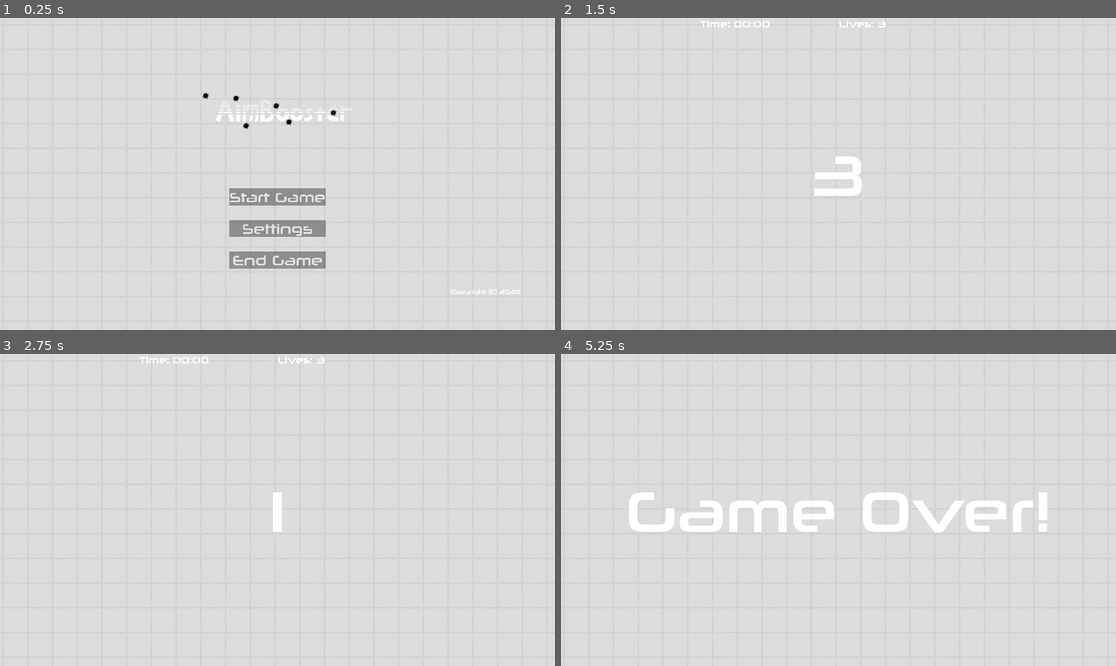
Above: before the commit, frames 1-4 (two rows, left to right).
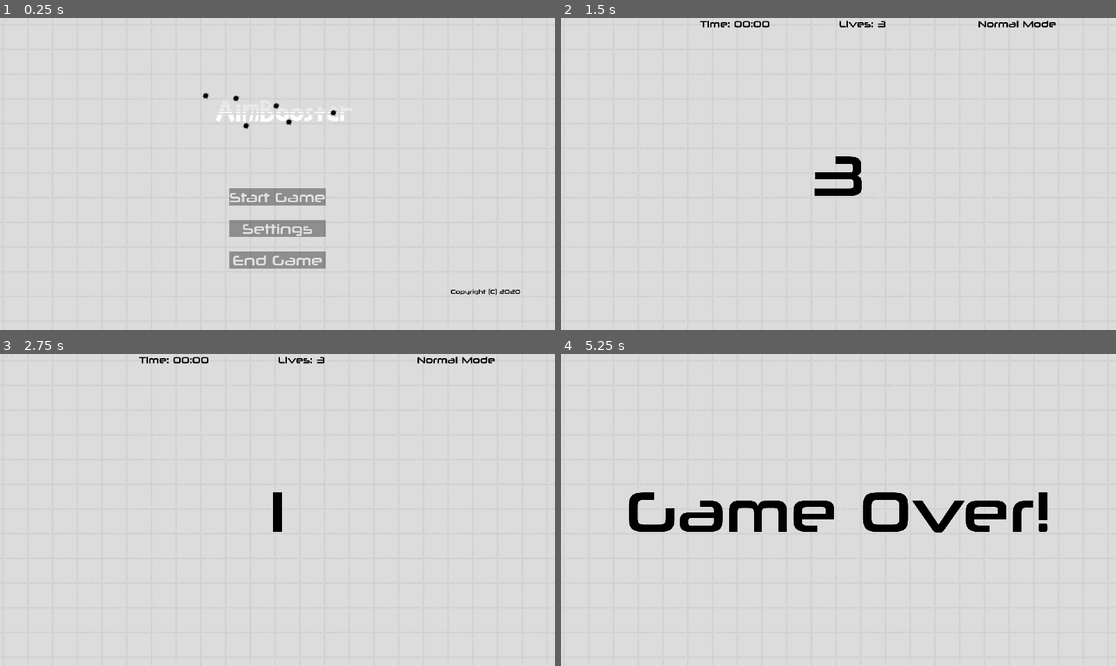
Above: after the commit, the same moments.

Repository: CasualYT31/aimbooster
Game: Godot game, scene res://scenes/Root.tscn
Two runs of this game, one before a commit and one after it. Both use one fixed random seed, a clock stepped at 60 frames per second and the inputs below.
Inputs (mouse positions are in pixels of both pictures, inside the frame that each line leads up to):
- Up to frame 1 (0.25 s): no input
- Up to frame 2 (1.5 s): click "Start Game" at 0.5 s; tap Enter at 1.25 s; move the mouse to (960, 158) at 1.27 s; click (960, 158) at 1.42 s
- Up to frame 3 (2.75 s): tap Space at 2 s; move the mouse to (166, 525) at 2.02 s; click (166, 525) at 2.17 s
- Up to frame 4 (5.25 s): move the mouse to (894, 441) at 2.77 s; click (894, 441) at 2.92 s; tap Enter at 3.5, 5 s; move the mouse to (810, 572) at 3.52 s; click (810, 572) at 3.67 s; tap Space at 4.25 s; move the mouse to (1005, 556) at 4.27 s; click (1005, 556) at 4.42 s; move the mouse to (672, 463) at 5.02 s; click (672, 463) at 5.17 s

The runs differ from the first frame. In frame 1, 0.1% of the frame differs, in the area x 81-94%, y 86-89%; in frame 2, 1.0%; in frame 3, 0.6%; in frame 4, 3.8%, in the area x 12-88%, y 44-58%.

Commit message:
Adding mode label, making labels have black text

Diff:
--- a/scenes/CopyrightLabel.tscn
+++ b/scenes/CopyrightLabel.tscn
@@ -15,6 +15,7 @@
 }
 
 [node name="Label" type="Label" parent="."]
+modulate = Color( 0, 0, 0, 1 )
 margin_top = 7.0
 margin_right = 241.0
 margin_bottom = 32.0
--- a/scenes/GameMenu.tscn
+++ b/scenes/GameMenu.tscn
@@ -17,6 +17,10 @@
 font_data = ExtResource( 1 )
 
 [sub_resource type="DynamicFont" id=3]
+size = 32
+font_data = ExtResource( 1 )
+
+[sub_resource type="DynamicFont" id=11]
 size = 32
 font_data = ExtResource( 1 )
 
@@ -62,6 +66,7 @@
 pause_mode = 1
 
 [node name="StartCountdown" type="Label" parent="."]
+modulate = Color( 0, 0, 0, 1 )
 anchor_top = 0.5
 anchor_right = 1.0
 anchor_bottom = 0.5
@@ -82,6 +87,7 @@
 }
 
 [node name="HUD" type="HBoxContainer" parent="GameGUI"]
+modulate = Color( 0, 0, 0, 1 )
 margin_right = 1920.0
 margin_bottom = 40.0
 mouse_filter = 2
@@ -110,12 +116,12 @@
 custom_fonts/font = SubResource( 3 )
 align = 3
 
-[node name="EmptyLabel2" type="Label" parent="GameGUI/HUD"]
+[node name="ModeLabel" type="Label" parent="GameGUI/HUD"]
 margin_left = 1443.0
-margin_top = 13.0
 margin_right = 1920.0
-margin_bottom = 27.0
+margin_bottom = 40.0
 size_flags_horizontal = 3
+custom_fonts/font = SubResource( 11 )
 
 [node name="PauseMenu" type="MarginContainer" parent="GameGUI"]
 pause_mode = 2
@@ -139,6 +145,7 @@
 custom_constants/separation = 30
 
 [node name="PauseMenuTitle" type="Label" parent="GameGUI/PauseMenu/MenuContainer"]
+modulate = Color( 0, 0, 0, 1 )
 margin_left = 26.0
 margin_right = 261.0
 margin_bottom = 59.0
@@ -195,6 +202,10 @@
 size_flags_horizontal = 4
 size_flags_vertical = 6
 
+[node name="StatisticsMenuBackground" type="ColorRect" parent="GameGUI/StatisticsMenu"]
+margin_right = 300.0
+margin_bottom = 426.0
+
 [node name="StatisticsContainer" type="GridContainer" parent="GameGUI/StatisticsMenu"]
 margin_right = 300.0
 margin_bottom = 426.0
--- a/scenes/SettingsMenu.tscn
+++ b/scenes/SettingsMenu.tscn
@@ -117,6 +117,7 @@
 }
 
 [node name="SoundLabel" type="Label" parent="MarginContainer/VBoxContainer/GridContainer"]
+modulate = Color( 0, 0, 0, 1 )
 margin_right = 299.0
 margin_bottom = 40.0
 size_flags_horizontal = 8
@@ -133,12 +134,14 @@
 ticks_on_borders = true
 
 [node name="SoundValueLabel" type="Label" parent="MarginContainer/VBoxContainer/GridContainer"]
+modulate = Color( 0, 0, 0, 1 )
 margin_left = 693.0
 margin_right = 843.0
 margin_bottom = 40.0
 custom_fonts/font = SubResource( 2 )
 
 [node name="MusicLabel" type="Label" parent="MarginContainer/VBoxContainer/GridContainer"]
+modulate = Color( 0, 0, 0, 1 )
 margin_left = 9.0
 margin_top = 60.0
 margin_right = 299.0
@@ -158,6 +161,7 @@
 ticks_on_borders = true
 
 [node name="MusicValueLabel" type="Label" parent="MarginContainer/VBoxContainer/GridContainer"]
+modulate = Color( 0, 0, 0, 1 )
 margin_left = 693.0
 margin_top = 60.0
 margin_right = 843.0
@@ -165,6 +169,7 @@
 custom_fonts/font = SubResource( 4 )
 
 [node name="ShootLabel" type="Label" parent="MarginContainer/VBoxContainer/GridContainer"]
+modulate = Color( 0, 0, 0, 1 )
 margin_left = 33.0
 margin_top = 120.0
 margin_right = 299.0
@@ -211,6 +216,7 @@
 margin_bottom = 160.0
 
 [node name="ModeLabel" type="Label" parent="MarginContainer/VBoxContainer/GridContainer"]
+modulate = Color( 0, 0, 0, 1 )
 margin_left = 52.0
 margin_top = 180.0
 margin_right = 299.0
@@ -260,6 +266,7 @@
 margin_bottom = 220.0
 
 [node name="LivesLabel" type="Label" parent="MarginContainer/VBoxContainer/GridContainer"]
+modulate = Color( 0, 0, 0, 1 )
 margin_left = 186.0
 margin_top = 240.0
 margin_right = 299.0
@@ -280,6 +287,7 @@
 ticks_on_borders = true
 
 [node name="LivesValueLabel" type="Label" parent="MarginContainer/VBoxContainer/GridContainer"]
+modulate = Color( 0, 0, 0, 1 )
 margin_left = 693.0
 margin_top = 240.0
 margin_right = 843.0
@@ -287,6 +295,7 @@
 custom_fonts/font = SubResource( 12 )
 
 [node name="TimeLabel" type="Label" parent="MarginContainer/VBoxContainer/GridContainer"]
+modulate = Color( 0, 0, 0, 1 )
 margin_left = 204.0
 margin_top = 300.0
 margin_right = 299.0
@@ -307,6 +316,7 @@
 ticks_on_borders = true
 
 [node name="TimeValueLabel" type="Label" parent="MarginContainer/VBoxContainer/GridContainer"]
+modulate = Color( 0, 0, 0, 1 )
 margin_left = 693.0
 margin_top = 300.0
 margin_right = 843.0
@@ -314,6 +324,7 @@
 custom_fonts/font = SubResource( 14 )
 
 [node name="StartDifficultyLabel" type="Label" parent="MarginContainer/VBoxContainer/GridContainer"]
+modulate = Color( 0, 0, 0, 1 )
 margin_top = 360.0
 margin_right = 299.0
 margin_bottom = 400.0
@@ -336,6 +347,7 @@
 ticks_on_borders = true
 
 [node name="StartDifficultyValueLabel" type="Label" parent="MarginContainer/VBoxContainer/GridContainer"]
+modulate = Color( 0, 0, 0, 1 )
 margin_left = 693.0
 margin_top = 360.0
 margin_right = 843.0
@@ -343,6 +355,7 @@
 custom_fonts/font = SubResource( 14 )
 
 [node name="FullscreenLabel" type="Label" parent="MarginContainer/VBoxContainer/GridContainer"]
+modulate = Color( 0, 0, 0, 1 )
 margin_left = 74.0
 margin_top = 420.0
 margin_right = 299.0
@@ -366,6 +379,7 @@
 margin_bottom = 460.0
 
 [node name="FPSCounterLabel" type="Label" parent="MarginContainer/VBoxContainer/GridContainer"]
+modulate = Color( 0, 0, 0, 1 )
 margin_top = 480.0
 margin_right = 299.0
 margin_bottom = 520.0
--- a/scripts/Game.gd
+++ b/scripts/Game.gd
@@ -66,6 +66,7 @@
 	settings = Settings.new()
 	statistics = Statistics.new(settings.lives, settings.time)
 	lives = settings.lives
+	$GameGUI/HUD/ModeLabel.text = "Enemy Mode" if settings.isEnemyMode else "Normal Mode"
 	_updateLivesDisplay()
 	_determineDifficulty()
 
@@ -210,8 +211,9 @@
 
 # Functions - Target Signal Handlers
 func _on_target_hit():
-	$MissSound.seek(0.45)
-	$HitSound.play()
+	if !gameHasEnded:
+		$MissSound.seek(0.45)
+		$HitSound.play()
 	statistics.increasePlayerScore(1)
 	statistics.aHitWasMade()
 	# undo "target miss" that registers in _unhandled_input()
@@ -220,7 +222,8 @@
 	_updateLivesDisplay()
 
 func _on_target_miss():
-	$MissSound.play()
+	if !gameHasEnded:
+		$MissSound.play()
 	statistics.aMissWasMade()
 	if settings.lives != settings.INFINITE_LIVES:
 		lives -= 1
Not shown: 1 places in scenes/GameMenu.tscn that only renumber resources
